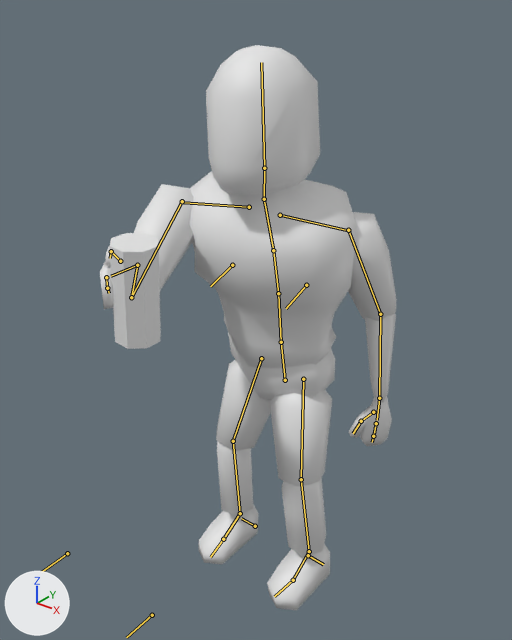
A saved change to the Blender file Assets/3D Assets/ANim/Spray Paint.blend.
Camera for both pictures: a 50 mm lens placed at (2.88, -3.8, 4.62), pointed at (0.08, -0.31, 2.46). Every picture has the same lights, and +X, +Y and +Z are marked at lower left. Both versions are drawn at frame 551 of the action 'metarigAction'; the numbers are the values there. The bones that bend it are drawn over the model as lines.
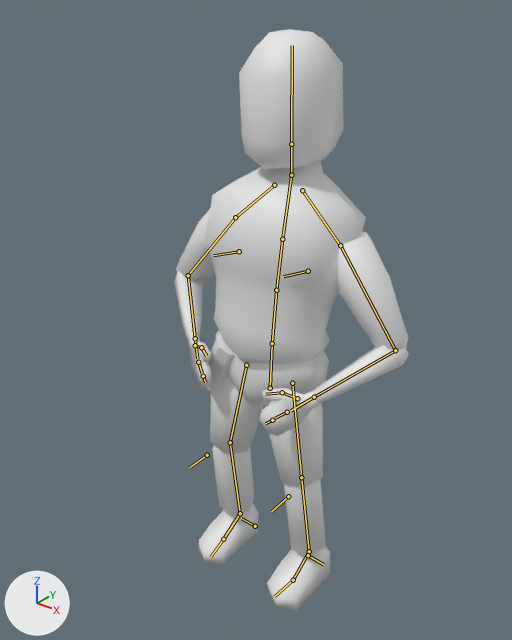
Where the change shows, as pixel boxes (x1, y1, x2, y2) in the pictures (512 x 640 px):
'Cube', posed (21% narrower)
    before: (100, 45, 397, 610)
    after: (174, 29, 409, 610)
'Cylinder', posed
    before: (109, 233, 161, 349)
    after: (207, 333, 235, 391)
bone 'spine', root to tip
    before: (285, 380) to (281, 342)
    after: (270, 388) to (272, 343)
bone 'spine.002', root to tip
    before: (278, 293) to (273, 250)
    after: (276, 290) to (282, 239)
bone 'spine.003', root to tip
    before: (273, 250) to (264, 199)
    after: (282, 239) to (291, 175)
bone 'Neck', root to tip
    before: (264, 199) to (264, 168)
    after: (291, 175) to (291, 144)
bone 'Head', root to tip
    before: (264, 168) to (261, 62)
    after: (291, 144) to (292, 45)
bone 'shoulder.L', root to tip
    before: (280, 215) to (348, 230)
    after: (302, 190) to (340, 245)
bone 'upper_arm.L', root to tip
    before: (348, 230) to (380, 314)
    after: (340, 245) to (395, 350)
bone 'forearm.L', root to tip
    before: (380, 314) to (379, 398)
    after: (395, 350) to (314, 397)
bone 'hand.L', root to tip
    before: (379, 398) to (377, 420)
    after: (314, 397) to (291, 410)
bone 'shoulder.R', root to tip
    before: (249, 207) to (182, 202)
    after: (274, 185) to (235, 217)
bone 'upper_arm.R', root to tip
    before: (182, 201) to (131, 297)
    after: (235, 217) to (188, 275)
bone 'forearm.R', root to tip
    before: (131, 297) to (137, 265)
    after: (188, 275) to (195, 338)
bone 'hand.R', root to tip
    before: (137, 265) to (111, 276)
    after: (195, 338) to (197, 358)
bone 'thumb.02.R', root to tip
    before: (111, 251) to (110, 258)
    after: (201, 347) to (206, 356)
bone 'palm.02.R', root to tip
    before: (106, 277) to (107, 285)
    after: (198, 362) to (202, 373)
bone 'KneeIK.L', root to tip
    before: (152, 615) to (126, 637)
    after: (288, 496) to (271, 511)
bone 'KneeIK.R', root to tip
    before: (67, 553) to (41, 572)
    after: (207, 455) to (189, 467)

What the commit changed:
Bone 'spine' (bone_spine) moves from (-0.001, -0.045, -0.121) to (0.0, -0.016, 0.073).
Bone 'spine' (bone_spine) turns from (8, -5, -2) to (-6, 0, 0) degrees about its own x, y and z.
Bone 'spine.002' (bone_spine_002) turns from (7, 11, -2) to (-4, 0, 0) degrees about its own x, y and z.
Bone 'spine.003' (bone_spine_003) turns from (10, 0, -2) to (0, 0, 0) degrees about its own x, y and z.
Bone 'Neck' (bone_neck) turns from (-16, -6, 0) to (13, 0, 0) degrees about its own x, y and z.
Bone 'Head' (bone_head) turns from (-6, -12, 10) to (0, 0, 0) degrees about its own x, y and z.
Bone 'shoulder.L' (bone_shoulder_l) turns from (10, -7, 21) to (-6, 0, 0) degrees about its own x, y and z.
Bone 'upper_arm.L' (bone_upper_arm_l) moves from (-0.004, 0.0, 0.003) to (0.0, 0.0, 0.0).
Bone 'upper_arm.L' (bone_upper_arm_l) turns from (16, 1, -73) to (0, 41, -29) degrees about its own x, y and z.
Bone 'forearm.L' (bone_forearm_l) turns from (105, 55, 104) to (85, 13, 9) degrees about its own x, y and z.
Bone 'hand.L' (bone_hand_l) turns from (15, -41, -13) to (0, 0, 0) degrees about its own x, y and z.
Bone 'shoulder.R' (bone_shoulder_r) turns from (40, -26, 29) to (-4, 0, 0) degrees about its own x, y and z.
Bone 'upper_arm.R' (bone_upper_arm_r) moves from (-0.004, 0.0, -0.003) to (0.0, 0.0, 0.0).
Bone 'upper_arm.R' (bone_upper_arm_r) turns from (90, 13, 85) to (-4, -42, 32) degrees about its own x, y and z.
Bone 'forearm.R' (bone_forearm_r) turns from (82, -7, -72) to (90, -11, 2) degrees about its own x, y and z.
Bone 'hand.R' (bone_hand_r) turns from (-84, 59, -24) to (0, 0, 0) degrees about its own x, y and z.
Bone 'thumb.02.R' (bone_thumb_02_r) turns from (5, 10, -41) to (0, 0, 0) degrees about its own x, y and z.
Bone 'palm.02.R' (bone_palm_02_r) turns from (44, 1, 7) to (0, 0, 0) degrees about its own x, y and z.
Bone 'KneeIK.L' (bone_kneeik_l) moves from (0.0, 1.413, 0.0) to (0.0, 0.0, 0.0).
Bone 'KneeIK.R' (bone_kneeik_r) moves from (0.0, 1.413, 0.0) to (0.0, 0.0, 0.0).
